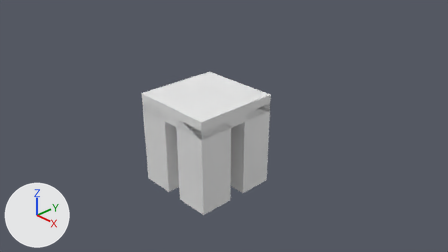
Before and after pictures for a commit that changed the Blender file Assets/Models/two_vh.blend.
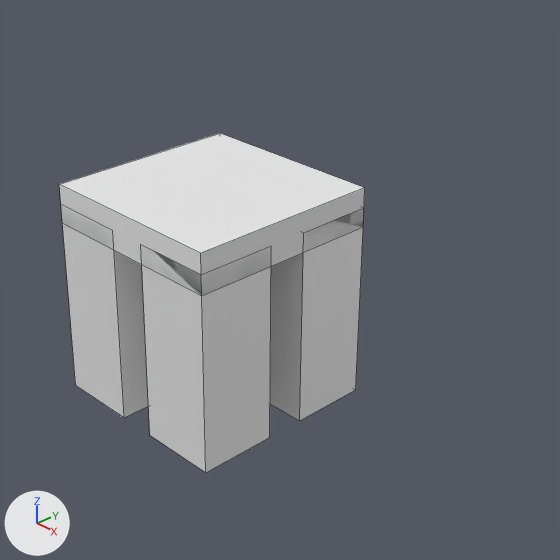
There are two pictures of each version: one from the file's camera 'Camera', one close up on the part from 26% to 79% of the width and 6% to 100% of the height. Lighting does not change. The marker at lower left points along +X, +Y and +Z. The close-ups show mesh edges as thin lines.

Script lines for the objects in view, before the commit:
```python
me_cube = bpy.data.meshes.new('Cube')
me_cube.from_pydata(...)  # a box spanning x -1.0..1.0, y -1.0..1.0, z -1.0..1.0
me_cube.materials.append(mat_material)  # white #e7e7e7
me_cube_001 = bpy.data.meshes.new('Cube.001')
me_cube_001.from_pydata(...)  # a box spanning x -1.0..1.0, y -1.0..1.0, z -1.0..1.0
# before: 0 (-1.0, -1.0, -1.0), 1 (-1.0, -1.0, 1.0), 2 (-1.0, 1.0, -1.0), 3 (-1.0, 1.0, 1.0), 4 (1.0, -1.0, -1.0) at pixel (299, 420)
# before: 5 (1.0, -1.0, 1.0) at pixel (303, 232), 6 (1.0, 1.0, -1.0) at pixel (355, 389), 7 (1.0, 1.0, 1.0) at pixel (364, 207)
me_cube_002 = bpy.data.meshes.new('Cube.002')
me_cube_002.from_pydata(...)  # a box spanning x -1.0..1.0, y -1.0..1.0, z -1.0..1.0
# before: 0 (-1.0, -1.0, -1.0) at pixel (149, 435), 1 (-1.0, -1.0, 1.0) at pixel (140, 244), 2 (-1.0, 1.0, -1.0), 3 (-1.0, 1.0, 1.0), 4 (1.0, -1.0, -1.0) at pixel (205, 472)
# before: 5 (1.0, -1.0, 1.0) at pixel (201, 274), 6 (1.0, 1.0, -1.0) at pixel (269, 437), 7 (1.0, 1.0, 1.0) at pixel (271, 245)
me_cube_005 = bpy.data.meshes.new('Cube.005')
me_cube_005.from_pydata(...)  # a box spanning x -1.0..1.0, y -1.0..1.0, z -1.0..1.0
# before: 0 (-1.0, -1.0, -1.0) at pixel (75, 385), 1 (-1.0, -1.0, 1.0) at pixel (60, 203), 2 (-1.0, 1.0, -1.0), 3 (-1.0, 1.0, 1.0), 4 (1.0, -1.0, -1.0) at pixel (124, 417)
# before: 5 (1.0, -1.0, 1.0) at pixel (112, 230), 6 (1.0, 1.0, -1.0), 7 (1.0, 1.0, 1.0)
ob_cube = bpy.data.objects.new('Cube', me_cube)
ob_cube.location = (0.0, 0.0, 1.0)
ob_cube.scale = (1.0, 1.0, 0.2)
ob_cube_001 = bpy.data.objects.new('Cube.001', me_cube_001)
ob_cube_001.location = (0.4, 0.6, 0.0)
ob_cube_001.scale = (0.6, 0.4, 1.0)
ob_cube_002 = bpy.data.objects.new('Cube.002', me_cube_002)
ob_cube_002.location = (0.6, -0.6, 0.0)
ob_cube_002.scale = (0.4, 0.4, 1.0)
ob_cube_003 = bpy.data.objects.new('Cube.003', me_cube_005)
ob_cube_003.location = (-0.6, 0.0, 0.0)
ob_cube_003.scale = (0.4, 1.0, 1.0)
```
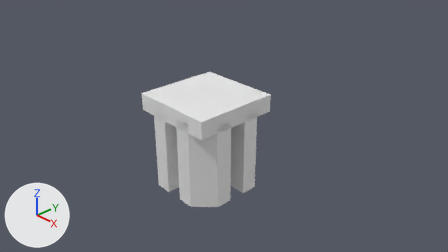
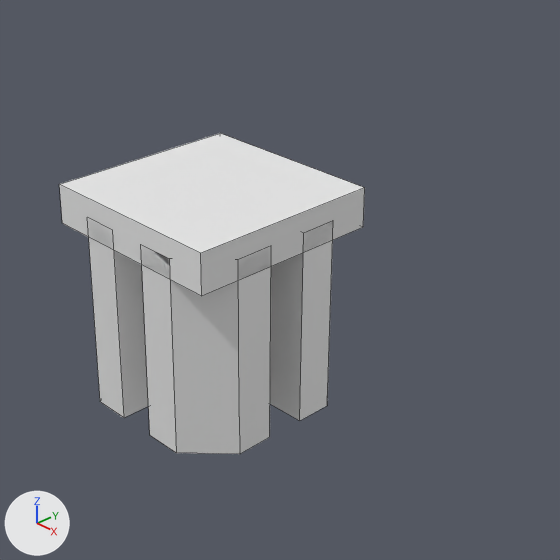
Scene script edits in JSON lines:
```json
{"block": "me_cube_005", "where": "me_cube_005.from_pydata(...)  # 8 vertices, 6 faces; spans x -1.0..1.0, y -1.0..1.0, z -1.0..1.0"}
{"block": "me_cube_005", "where": "# used by ob_cube_003; location = (-0.6, 0.0, 0.0); scale = (0.4, 1.0, 1.0)"}
{"block": "me_cube_005", "where": "# verts and faces of me_cube_005; kept vertices keep their numbers, new ones are numbered from 8"}
{"block": "me_cube_005", "change": "me_cube_005 part 1"}
{"op": "add", "block": "me_cube_005", "code": "delete_vertices([*range(0, 4)])  # with the faces that use them"}
{"op": "add", "block": "me_cube_005", "code": "for new, old in zip([*range(8, 12)], [*range(4, 8)]): verts[new] = verts[old] + (-0.96, 0.0, 0.0)"}
{"op": "add", "block": "me_cube_005", "code": "verts[12] = (-1.0, 0.59, 1.0)"}
{"op": "add", "block": "me_cube_005", "code": "verts[13] = (-1.0, 0.59, -1.0)"}
{"op": "add", "block": "me_cube_005", "code": "verts[14] = (-1.0, -0.59, -1.0)"}
{"op": "add", "block": "me_cube_005", "code": "verts[15] = (-1.0, -0.59, 1.0)"}
{"op": "add", "block": "me_cube_005", "code": "faces += [(4, 5, 9, 8), (5, 7, 11, 12, 15, 9), (6, 10, 11, 7), (4, 8, 14, 13, 10, 6), (10, 13, 12, 11), (8, 9, 15, 14)]"}
{"op": "add", "block": "me_cube_005", "code": "faces += [(12, 13, 14, 15)]"}
{"block": "me_cube_001", "where": "me_cube_001.from_pydata(...)  # 8 vertices, 6 faces; spans x -1.0..1.0, y -1.0..1.0, z -1.0..1.0"}
{"block": "me_cube_001", "where": "# used by ob_cube_001; location = (0.4, 0.6, 0.0); scale = (0.6, 0.4, 1.0)"}
{"block": "me_cube_001", "where": "# verts and faces of me_cube_001; kept vertices keep their numbers, new ones are numbered from 8"}
{"block": "me_cube_001", "change": "me_cube_001 part 2"}
{"op": "add", "block": "me_cube_001", "code": "delete_vertices([6, 7])  # with the faces that use them"}
{"op": "add", "block": "me_cube_001", "code": "verts[8] = (0.31, 1.0, -0.59)"}
{"op": "add", "block": "me_cube_001", "code": "verts[9] = (0.31, 1.0, -1.0)"}
{"op": "add", "block": "me_cube_001", "code": "verts[10] = (1.0, -0.04, -1.0)  # pixel (327, 405)"}
{"op": "add", "block": "me_cube_001", "code": "verts[11] = (0.31, 1.0, 1.0)"}
{"op": "add", "block": "me_cube_001", "code": "verts[12] = (1.0, -0.04, 1.0)  # pixel (333, 220)"}
{"op": "add", "block": "me_cube_001", "code": "faces += [(2, 3, 11, 8, 9), (0, 2, 9, 10, 4), (1, 5, 12, 11, 3), (8, 11, 12, 10, 9), (4, 10, 12, 5)]"}
{"block": "me_cube_002", "where": "me_cube_002.from_pydata(...)  # 8 vertices, 6 faces; spans x -1.0..1.0, y -1.0..1.0, z -1.0..1.0"}
{"block": "me_cube_002", "where": "# used by ob_cube_002; location = (0.6, -0.6, 0.0); scale = (0.4, 0.4, 1.0)"}
{"block": "me_cube_002", "where": "# verts and faces of me_cube_002; kept vertices keep their numbers, new ones are numbered from 8"}
{"block": "me_cube_002", "change": "me_cube_002 part 3"}
{"op": "add", "block": "me_cube_002", "code": "delete_vertices([4, 5])  # with the faces that use them"}
{"op": "add", "block": "me_cube_002", "code": "verts[8] = (1.0, 0.04, -0.59)  # pixel (239, 416)"}
{"op": "add", "block": "me_cube_002", "code": "verts[9] = (1.0, 0.04, 1.0)  # pixel (238, 259)"}
{"op": "add", "block": "me_cube_002", "code": "verts[10] = (-0.04, -1.0, 1.0)  # pixel (169, 258)"}
{"op": "add", "block": "me_cube_002", "code": "verts[11] = (1.0, 0.04, -1.0)  # pixel (239, 454)"}
{"op": "add", "block": "me_cube_002", "code": "verts[12] = (-0.04, -1.0, -1.0)  # pixel (176, 452)"}
{"op": "add", "block": "me_cube_002", "code": "faces += [(6, 7, 9, 8, 11), (0, 2, 6, 11, 12), (1, 10, 9, 7, 3), (8, 9, 10, 12, 11), (0, 12, 10, 1)]"}
```

Location of each change, [x1, y1, x2, y2] in pixels of the close-ups (560 x 560 px; the box of a moved part takes in the faces that stretch with it):
```json
{"object": "Cube.002", "change": "reshaped", "before": [141, 245, 271, 473], "after": [141, 245, 271, 454], "on screen": "8% shorter"}
{"object": "Cube.001", "change": "reshaped", "before": [270, 208, 364, 421], "after": [270, 221, 333, 421]}
{"object": "Cube.003", "change": "reshaped", "before": [61, 204, 149, 418], "after": [87, 217, 149, 418]}
{"part": 1, "of": "me_cube_005", "change": "moved or reshaped", "before": [61, 204, 105, 404], "after": [87, 217, 105, 404]}
{"part": 2, "of": "me_cube_001", "change": "moved or reshaped", "before": [323, 208, 364, 407], "after": [323, 221, 333, 407]}
```
